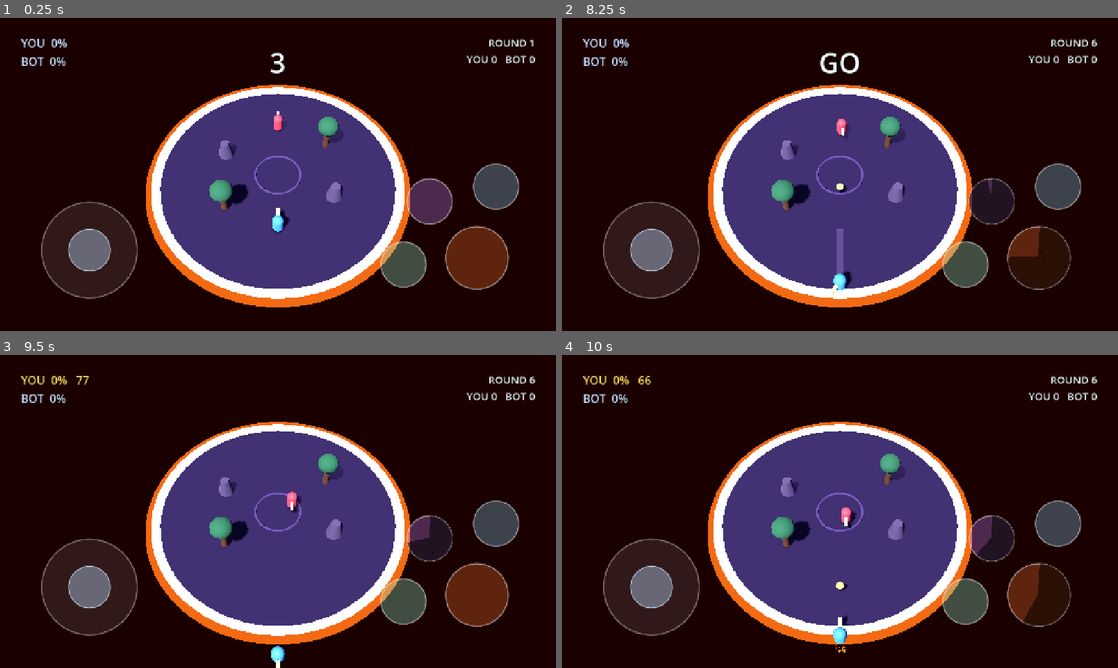
Above: before the commit, frames 1-4 (two rows, left to right).
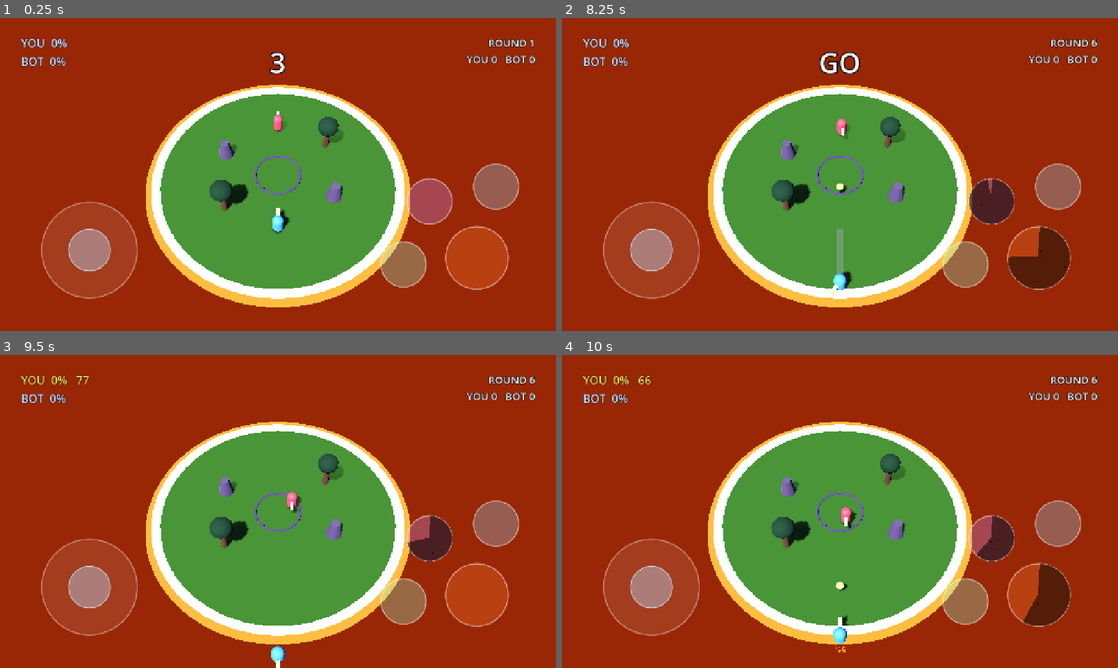
Above: after the commit, the same moments.

Repository: acansahin/spellfall
Game: Godot game, scene res://core/game/main.tscn
The game is run twice, just before and just after one commit, with the same random seed, the same clock (stepped at 60 frames per second) and the same inputs.
Inputs (mouse positions are in pixels of both pictures, inside the frame that each line leads up to):
- Up to frame 1 (0.25 s): no input
- Up to frame 2 (8.25 s): tap Enter at 0.5 s; move the mouse to (962, 158) at 0.52 s; hold D (move_right) 0.53-1.25 s; tap Space (cast_1) at 0.6, 3.6, 6.6 s; click (962, 158) at 0.67 s; drag from (728, 190) to (812, 237) at 1.27 s; tap R (debug_respawn) every 0.75 s from 2 to 5 s; move the mouse to (895, 105) at 2.02 s; hold D (move_right) 2.03-2.75 s; tap 3 (cast_3) at 2.1, 5.1, 8.1 s; drag from (812, 237) to (673, 127) at 2.77 s; move the mouse to (1006, 221) at 3.52 s; hold A (move_left) 3.53-4.25 s; drag from (673, 127) to (756, 96) at 4.27 s; move the mouse to (867, 174) at 5.02 s; hold S (move_back) 5.03-5.75 s; click (867, 174) at 5.17 s; drag from (756, 96) to (728, 190) at 5.77 s; move the mouse to (962, 158) at 6.52 s; hold W (move_forward) 6.53-7.25 s; drag from (728, 190) to (812, 237) at 7.27 s; move the mouse to (895, 105) at 8.02 s; hold S (move_back) from 8.03 s (still down)
- Up to frame 3 (9.5 s): release S (move_back) at 8.75 s; drag from (250, 574) to (111, 464) at 8.77 s
- Up to frame 4 (10 s): move the mouse to (1006, 558) at 9.52 s; hold W (move_forward) from 9.53 s (still down); tap Space (cast_1) at 9.6 s; click (1006, 558) at 9.67 s

The runs differ from the first frame. In frame 1, 95% of the frame differs, in the area x 0-100%, y 0-100%; in frame 2, 95%; in frame 3, 95%; in frame 4, 95%.

Commit message:
feat: grass inside the ring, lava everywhere outside it
The arena floor is green now and the field around it is orange. What used to
look like black space at the edges of the screen WAS the lava - it had been
darkened almost to black in the pass that first introduced it, because the
first attempt at a bright one washed out the touch controls. Turning it up and
turning the arena green settles both: the ring is unmistakably a place you
stand on, and there is no void left on screen at any aspect ratio.

Two things the change broke and this fixes. The tree canopies were a teal green
chosen against a purple floor and vanished into a grass one, so they are darker
and bluer now. And a lava that covers 100% of the screen is not a local colour
decision - at full saturation it washed out the controls drawn on top of it, so
it keeps the hue and loses some of the shout.

Still flat, and it looks it: a single colour across the whole field reads as a
backdrop rather than as molten rock. Crust, cracks or a pulse are texture and
shader work, which the placeholder rule defers. Noted in TASKS.md.

Fourteen suites green.

Co-Authored-By: Claude Opus 5 <noreply@anthropic.com>

Diff:
--- a/arena/arena.tscn
+++ b/arena/arena.tscn
@@ -14,10 +14,10 @@
 
 [sub_resource type="StandardMaterial3D" id="Mat_lava"]
 shading_mode = 0
-albedo_color = Color(0.101961, 0.0235294, 0.0196078, 1)
+albedo_color = Color(0.470588, 0.137255, 0.0392157, 1)
 emission_enabled = true
-emission = Color(0.741176, 0.180392, 0.0431373, 1)
-emission_energy_multiplier = 0.08
+emission = Color(1, 0.396078, 0.0941176, 1)
+emission_energy_multiplier = 0.16
 roughness = 0.95
 
 [sub_resource type="TorusMesh" id="TorusMesh_shore"]
@@ -28,10 +28,10 @@
 
 [sub_resource type="StandardMaterial3D" id="Mat_shore"]
 shading_mode = 0
-albedo_color = Color(0.898039, 0.32549, 0.0784314, 1)
+albedo_color = Color(1, 0.607843, 0.207843, 1)
 emission_enabled = true
-emission = Color(1, 0.470588, 0.156863, 1)
-emission_energy_multiplier = 0.55
+emission = Color(1, 0.694118, 0.301961, 1)
+emission_energy_multiplier = 0.7
 roughness = 0.9
 
 [sub_resource type="CylinderShape3D" id="CylinderShape3D_lava"]
@@ -49,9 +49,9 @@
 rings = 1
 
 [sub_resource type="StandardMaterial3D" id="Mat_floor"]
-albedo_color = Color(0.196078, 0.164706, 0.298039, 1)
-roughness = 0.9
-metallic_specular = 0.15
+albedo_color = Color(0.215686, 0.407843, 0.168627, 1)
+roughness = 0.95
+metallic_specular = 0.05
 
 [sub_resource type="CylinderShape3D" id="CylinderShape3D_floor"]
 height = 2.0
--- a/arena/obstacles/tree.tscn
+++ b/arena/obstacles/tree.tscn
@@ -18,7 +18,7 @@
 rings = 6
 
 [sub_resource type="StandardMaterial3D" id="Mat_canopy"]
-albedo_color = Color(0.192157, 0.435294, 0.313726, 1)
+albedo_color = Color(0.0862745, 0.239216, 0.164706, 1)
 roughness = 0.9
 
 [sub_resource type="CylinderShape3D" id="CylinderShape3D_trunk"]
Not shown, changed: GAME_DESIGN.md
Not shown, changed: TASKS.md
